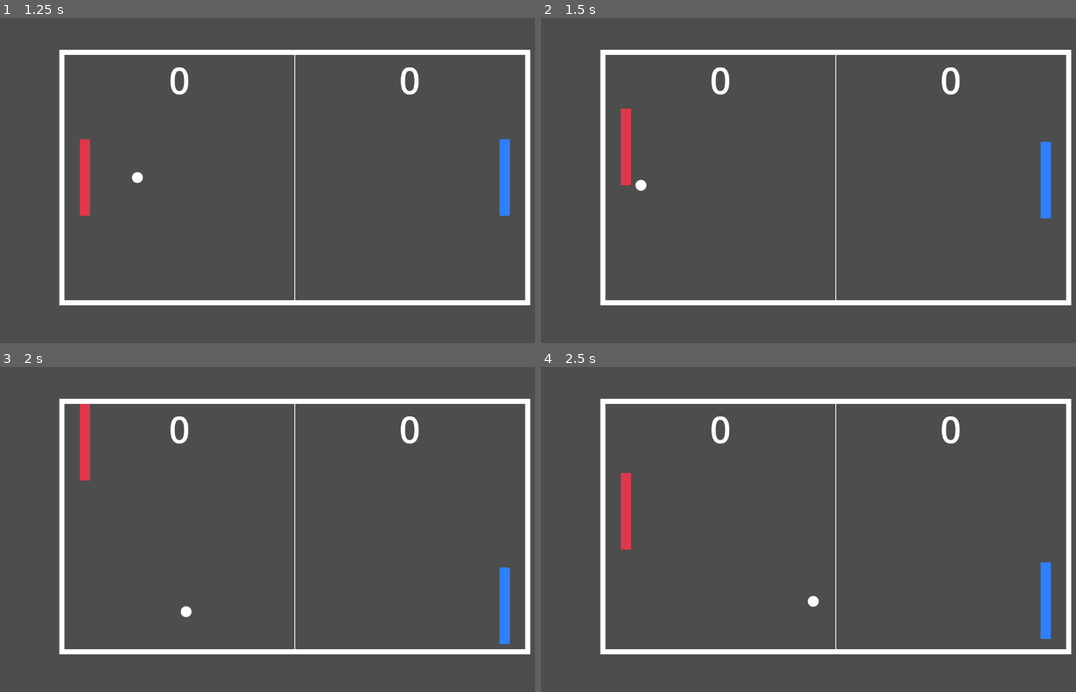
Above: before the commit, frames 1-4 (two rows, left to right).
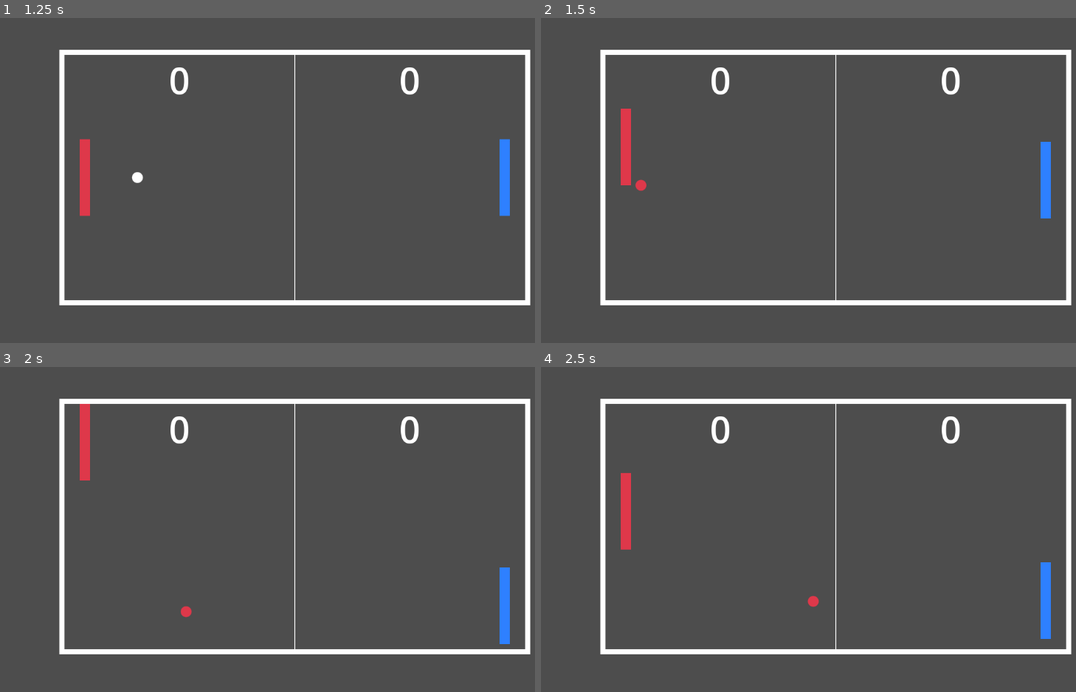
Above: after the commit, the same moments.

Repository: swashdev/redot-pong
Game: Godot game, scene res://main/main.tscn
Same seed, same stepped clock (60 frames per second), same inputs: the game is played once before the commit and once after it.
Inputs:
- Up to frame 1 (1.25 s): click "Start Game" at 0.5 s
- Up to frame 2 (1.5 s): hold Up (ui_up) from 1.28 s (still down)
- Up to frame 3 (2 s): keep holding Up (ui_up)
- Up to frame 4 (2.5 s): release Up (ui_up) at 2.03 s; hold Down (ui_down) from 2.03 s (still down)

Frame 1 is identical in both runs. In frame 2, less than 0.1% of the frame differs, in the area x 17-20%, y 49-54%; in frame 3, less than 0.1%; in frame 4, less than 0.1%.

Commit message:
Implement color-changing ball.
The ball now starts white, and changes color to the color of the last
object it bounced off of.  This can be disabled by setting
`Global.color_changing_ball` to false.

Diff:
--- a/game/game.gd
+++ b/game/game.gd
@@ -147,10 +147,14 @@
 				dir_rotate = contact_point_normal * MAX_BOUNCE_ANGLE
 				ball_direction = Vector2.RIGHT.rotated(-dir_rotate)
 				ball_bounced = BallBounced.RIGHT
+				if Global.color_changing_ball:
+					ball.set_color(player_1.get_color())
 		elif ball.left < playfield.left:
 			ball_direction.x *= -1
 			score_player(2)
 			ball_bounced = BallBounced.RIGHT
+			if Global.color_changing_ball:
+				ball.set_color(playfield.get_border_color())
 	elif ball_direction.x > 0.0:
 		if ball.right > player_2.left and ball.left < player_2.left:
 			if ball.top < player_2.bottom and ball.bottom > player_2.top:
@@ -159,10 +163,14 @@
 				dir_rotate = contact_point_normal * MAX_BOUNCE_ANGLE
 				ball_direction = Vector2.LEFT.rotated(dir_rotate)
 				ball_bounced = BallBounced.LEFT
+				if Global.color_changing_ball:
+					ball.set_color(player_2.get_color())
 		elif ball.right > playfield.right:
 			ball_direction.x *= -1
 			score_player(1)
 			ball_bounced = BallBounced.LEFT
+			if Global.color_changing_ball:
+				ball.set_color(playfield.get_border_color())
 	if ball_direction.y < 0.0:
 		if ball.top < playfield.top:
 			ball_direction.y *= -1
@@ -269,6 +277,7 @@
 	# select a player to serve to.  In a single-player game it will always
 	# serve to the player.
 	ball.position = Vector2(576, 324)
+	ball.set_color(Color.WHITE)
 	ball.show()
 	if not two_players:
 		ball_direction = Vector2.LEFT
--- a/global.gd
+++ b/global.gd
@@ -3,6 +3,9 @@
 
 
 #region Configuration
+
+# If set to `true`, the ball will change color when it bounced off of a paddle.
+var color_changing_ball: bool = true
 
 # If set to `true`, a more verobse version number will be given for the Redot
 # Engine.  This is potentially beneficial for tracking down bugs.  For now
